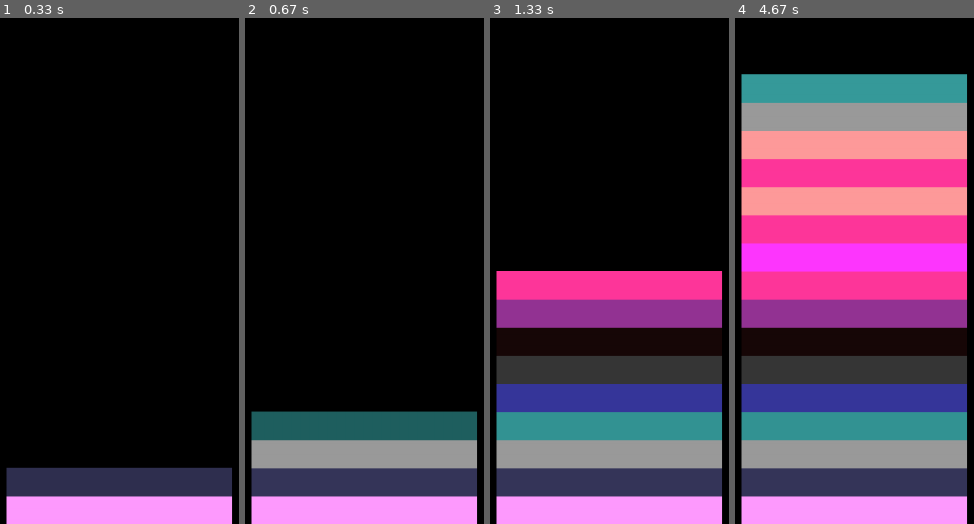
Above: before the commit, frames 1-4 (left to right).
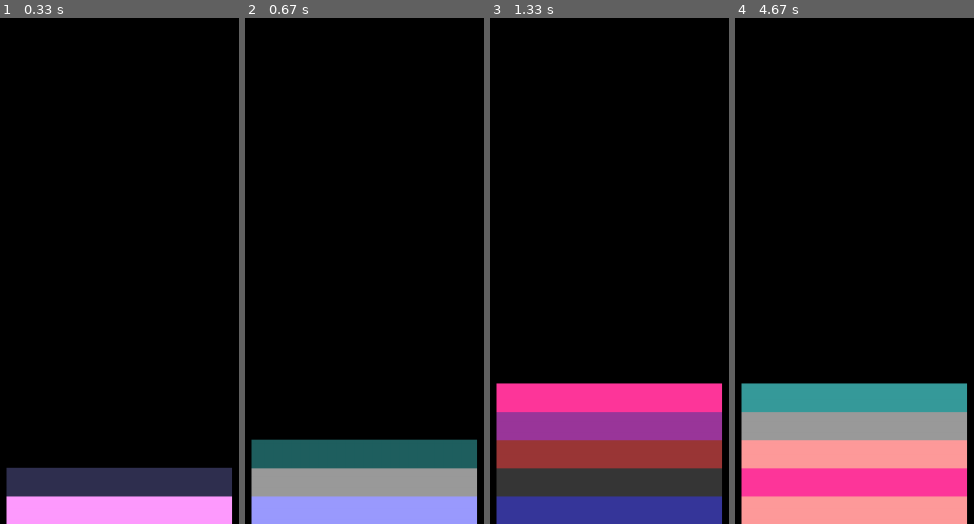
Above: after the commit, the same moments.

Repository: szalencia/STACKS-PYTHON
Game: pygame game, started from STACKS-2D.py
Two runs of this game, one before a commit and one after it. Both use one fixed random seed, a clock stepped at 60 frames per second and the inputs below.
Inputs:
- Up to frame 1 (0.33 s): no input
- Up to frame 2 (0.67 s): tap Space at 0.33 s
- Up to frame 3 (1.33 s): tap Space at 0.73, 1.03, 1.23 s
- Up to frame 4 (4.67 s): tap Space at 2.63, 2.97, 3.27, 3.4, 3.8, 4.1, 4.47 s

Frame 1 is identical in both runs. In frame 2, 21% of the frame differs, in the area x 2-98%, y 77-100%; in frame 3, 42%; in frame 4, 79%, in the area x 2-98%, y 11-100%.

Commit message:
Update STACKS-2D.py
We couldn't render the movement of the top stack and all today, but we managed to set up the screen and render newer stack pile.

Diff:
--- a/STACKS-2D.py
+++ b/STACKS-2D.py
@@ -3,13 +3,15 @@
 
 import pygame
 import random
+import copy
 
 pygame.init()
 win = pygame.display.set_mode((1600,900))
 pygame.display.set_caption("TEST")
 loop = True
 
-stacksArray = []
+stackArray = []
+colorArray = []
 stackVertices = [[600,900],[1000,900],[1000,950],[600,950]]
 timeElapsed = 0
 fps = 100
@@ -45,6 +47,10 @@
     vertices[3][1]-=50
     return vertices
 
+def renderAll (allcolors,allvertices):
+    for i in range (len(allcolors)):
+        pygame.draw.polygon(win,allcolors[i],allvertices[i])
+        pygame.display.update()
 
 while loop :
     pygame.time.delay(timeDelay)
@@ -52,8 +58,10 @@
     # GAME INITIALISATION
     if timeElapsed < 1250: #1250/250 = 5, which is no. of initial stacks :)
         if timeElapsed % 250 == 0:
-            pushUp (stackVertices)
+            stackVertices = pushUp (stackVertices)
+            stackArray.append(copy.deepcopy(stackVertices))
             color = colorUpdate(color)
+            colorArray.append(color.copy())
             colorPresent = [0,0,0]
             colorStep = 25 # 250 miliseconds but 25 steps in total
         colorPresent = fadeIn(colorStep, [colorPresent,color])
@@ -69,12 +77,17 @@
     for event in x :
         if event.type == pygame.KEYDOWN :
             if event.key == pygame.K_SPACE :
-                pushUp (stackVertices)
+                # pushUp (stackVertices)
+                # win.fill((0,0,0))
+                colorArray.pop(0)
+                # stackArray.pop(0)
                 color = colorUpdate(color)
+                colorArray.append(color.copy())
+                # stackArray.append(stackVertices)
+                renderAll(colorArray,stackArray)
                 print("SPACEBAR") # WILL BE USED LATER FOR GAMEPLAY
         if event.type == pygame.QUIT :
             loop = False
     pygame.display.update()
     timeElapsed += timeDelay
-
 pygame.quit()
